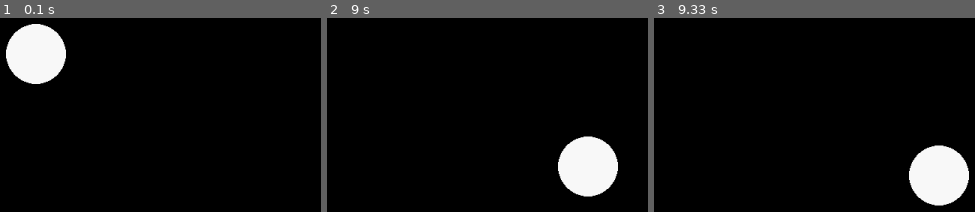
Above: before the commit, frames 1-3 (left to right).
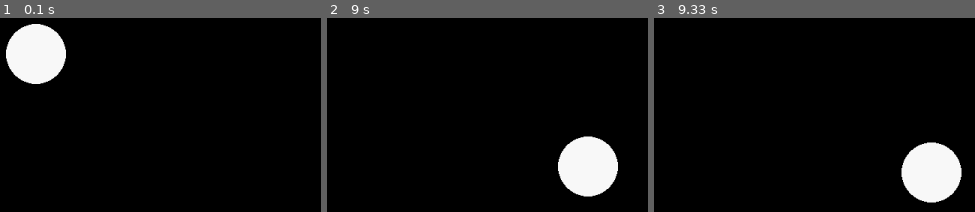
Above: after the commit, the same moments.

Repository: TimurSalem/python
Game: pygame game, started from pygame/rebound.py
The game is run twice, just before and just after one commit, with the same random seed, the same clock (stepped at 60 frames per second) and the same inputs.
Inputs (mouse positions are in pixels of both pictures, inside the frame that each line leads up to):
- Up to frame 1 (0.1 s): no input
- Up to frame 2 (9 s): tap Space at 0.33 s; move the mouse to (574, 161) at 8.97 s
- Up to frame 3 (9.33 s): click (901, 161) at 9.02 s

Frames 1-2 are identical in both runs. In frame 3, 1.8% of the frame differs, in the area x 76-99%, y 63-97%.

Commit message:
Update rebound.py

Diff:
--- a/pygame/rebound.py
+++ b/pygame/rebound.py
@@ -29,8 +29,6 @@
 ymove = 0
 
 while run:
-    pygame.time.delay(10)
-
     for event in pygame.event.get():
         if event.type == pygame.QUIT:
             run = False
